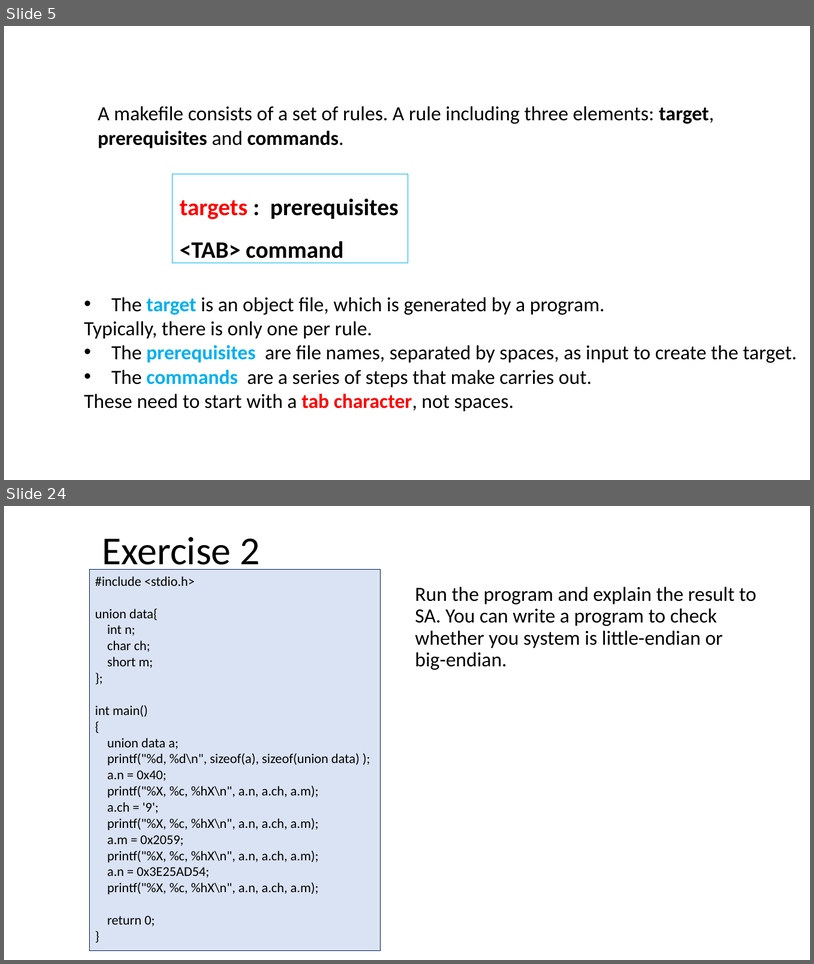
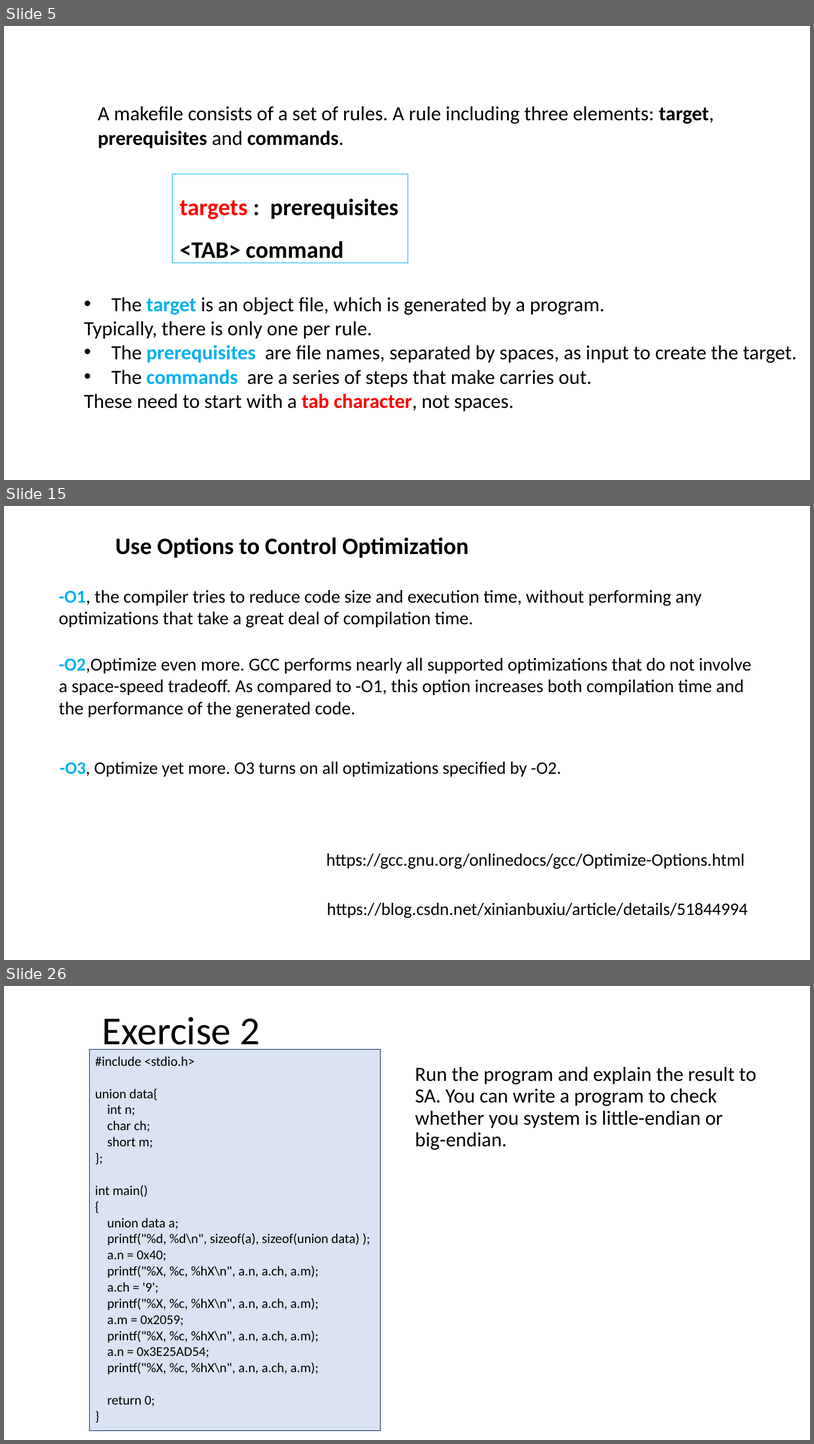
Before and after one commit to ShiqiYu/CPP, a slide deck: week04/Lab04.pptx. Shown one above the other, each under a label of ours: slides 5 and 24 before the commit, slides 5, 15 and 26 after it; the slides between them are not shown. The pictures are 814x964 and 814x1444 pixels, drawn with LibreOffice and Linux fonts; fonts in the diff are those of the drawing; background and template pictures are left out. Boxes give left, top, right and bottom in pixels: in the first picture for what was removed or moved away, otherwise in the second. Text is boxed around its words. In the diff, an @@ line names an element or a change of style, - is before the commit and + after.

```diff
--- a/week04/Lab04.pptx
+++ b/week04/Lab04.pptx
@@ slide 15 added at box(4, 506, 810, 960), background #FFFFFF @@
@@ text added at box(116, 537, 469, 558), 28 pt, text #000000, bold @@
+Use Options to Control Optimization
@@ text added at box(59, 590, 702, 628), 21.8 pt, text #000000 @@
+-O1, the compiler tries to reduce code size and execution time, without performing any optimizations that take a great deal of compilation time.
@@ text added at box(59, 658, 752, 718), 21.8 pt, text #000000 @@
+-O2,Optimize even more. GCC performs nearly all supported optimizations that do not involve a space-speed tradeoff. As compared to -O1, this option increases both compilation time and the performance of the generated code.
@@ text added at box(60, 761, 561, 777), 20.9 pt, text #000000 @@
+-O3, Optimize yet more. O3 turns on all optimizations specified by -O2.
@@ text added at box(326, 853, 745, 868), 20.9 pt, text #000000 @@
+https://gcc.gnu.org/onlinedocs/gcc/Optimize-Options.html
@@ text added at box(327, 902, 748, 918), 20.9 pt, text #000000 @@
+https://blog.csdn.net/xinianbuxiu/article/details/51844994
@@ what was slide 24 is now slide 26 @@
```
Also in this commit, not shown: 19 slides changed, 3 other slides added, 2 slides removed, 1 other file.
